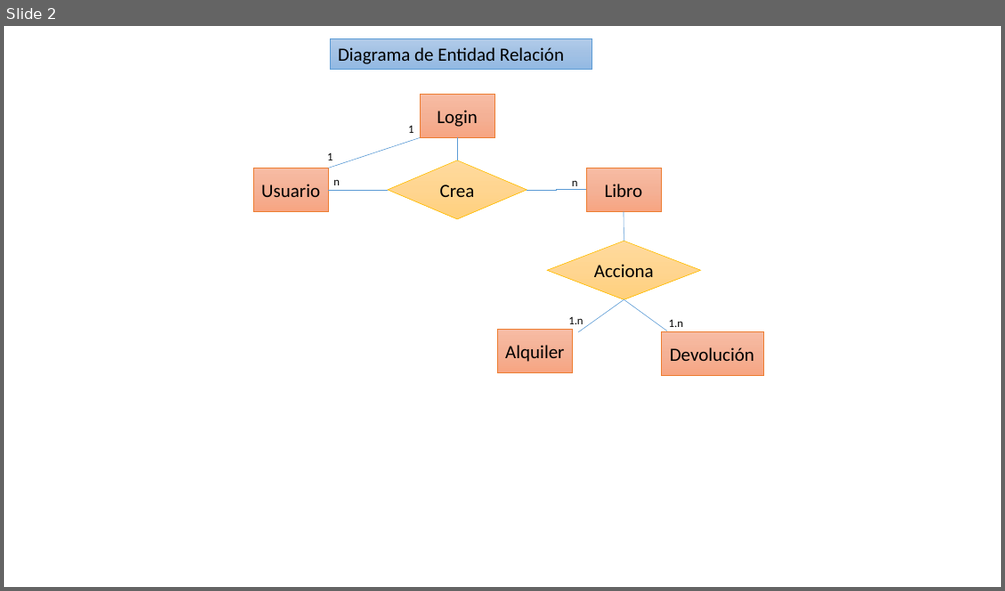
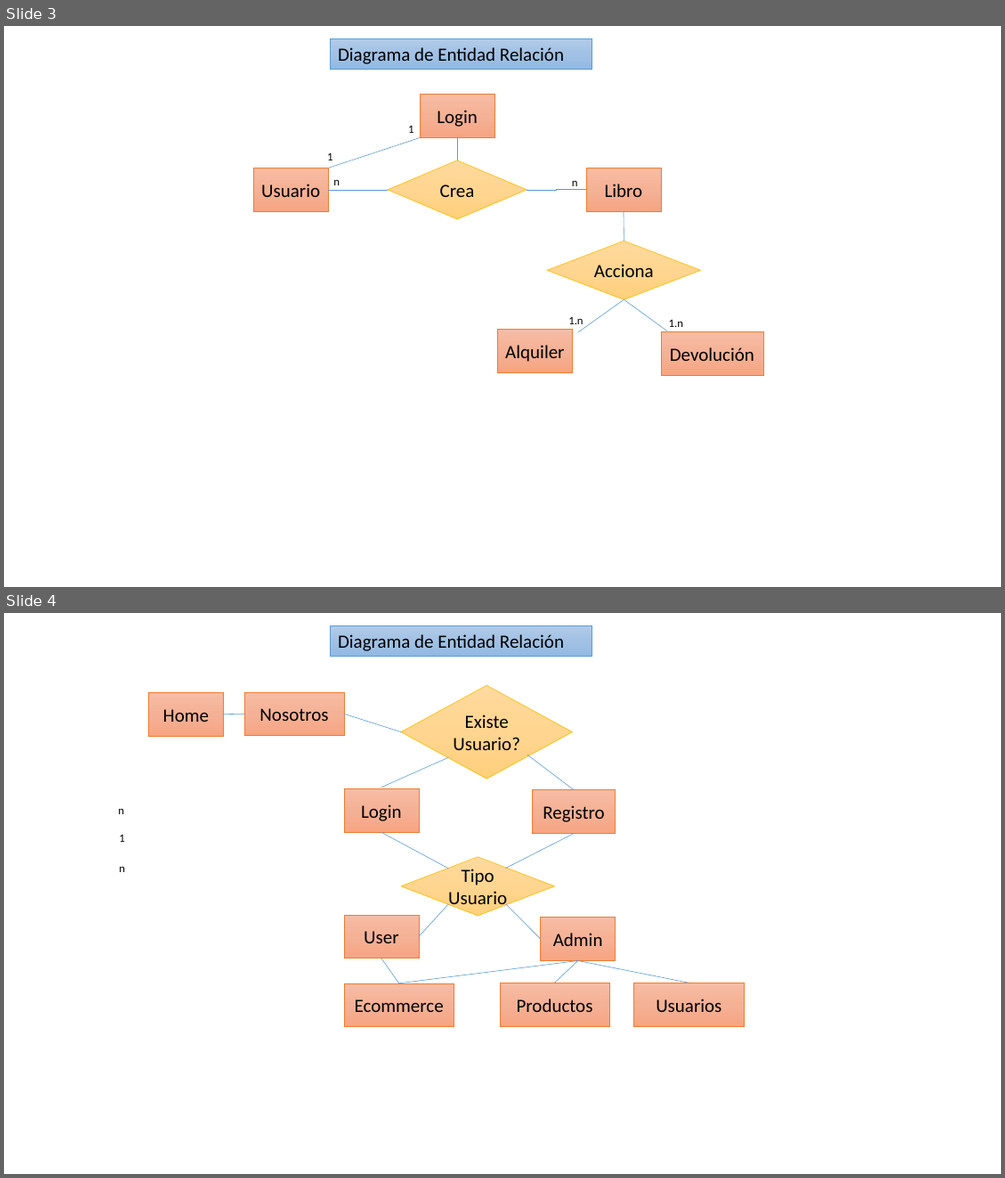
Before and after one commit to PPROF2-2022ProgWeb/g24-aula2-gimnasio-g24, a slide deck: Diagramas.pptx. Shown one above the other, each under a label of ours: slide 2 before the commit, slides 3 and 4 after it. The pictures are 1005x591 and 1005x1178 pixels, drawn with LibreOffice and Linux fonts; fonts in the diff are those of the drawing. Boxes give left, top, right and bottom in pixels: in the first picture for what was removed or moved away, otherwise in the second. Text is boxed around its words. In the diff, an @@ line names an element or a change of style, - is before the commit and + after.

Commit message:
act iee-830 ecommerce

```diff
--- a/Diagramas.pptx
+++ b/Diagramas.pptx
@@ slide 4 added at (4,613,1001,1174), background #FFFFFF @@
@@ rectangle added at (331,625,592,656), fill gradient #B1CBE9 to #A3C1E5 to #93B9E4, outline #5B9BD5 0.5 pt, 18 pt, text #000000 @@
+Diagrama de Entidad Relación
@@ rectangle added at (148,692,223,736), fill gradient #F7BDA5 to #F5B196 to #F8A582, outline #ED7D31 0.5 pt, 18 pt, text #000000 @@
+Home
@@ rectangle added at (245,692,344,736), fill gradient #F7BDA5 to #F5B196 to #F8A582, outline #ED7D31 0.5 pt, 18 pt, text #000000 @@
+Nosotros
@@ diamond added at (401,686,573,779), fill gradient #FFDB9E to #FFD590 to #FFD07C, outline #FFC000 0.5 pt, 18 pt, text #000000 @@
+Existe Usuario?
@@ line added from (223, 714) to (245, 714), #5B9BD5 0.5 pt @@
@@ line added from (344, 714) to (401, 732), #5B9BD5 0.5 pt @@
@@ line added from (381, 787) to (448, 757), #5B9BD5 0.5 pt @@
@@ line added from (574, 790) to (527, 755), #5B9BD5 0.5 pt @@
@@ rectangle added at (344,788,419,832), fill gradient #F7BDA5 to #F5B196 to #F8A582, outline #ED7D31 0.5 pt, 18 pt, text #000000 @@
+Login
@@ rectangle added at (533,790,615,834), fill gradient #F7BDA5 to #F5B196 to #F8A582, outline #ED7D31 0.5 pt, 18 pt, text #000000 @@
+Registro
@@ text added at (118,809,124,814), 11 pt, text #000000 @@
+n
@@ text added at (119,835,124,842), 11 pt, text #000000 @@
+1
@@ line added from (381, 832) to (448, 868), #5B9BD5 0.5 pt @@
@@ line added from (574, 834) to (506, 868), #5B9BD5 0.5 pt @@
@@ text added at (119,867,125,872), 11 pt, text #000000 @@
+n
@@ diamond added at (401,857,554,916), fill gradient #FFDB9E to #FFD590 to #FFD07C, outline #FFC000 0.5 pt, 18 pt, text #000000 @@
+Tipo Usuario
@@ line added from (419, 937) to (448, 904), #5B9BD5 0.5 pt @@
@@ line added from (541, 939) to (506, 904), #5B9BD5 0.5 pt @@
@@ rectangle added at (344,915,419,958), fill gradient #F7BDA5 to #F5B196 to #F8A582, outline #ED7D31 0.5 pt, 18 pt, text #000000 @@
+User
@@ rectangle added at (541,917,615,961), fill gradient #F7BDA5 to #F5B196 to #F8A582, outline #ED7D31 0.5 pt, 18 pt, text #000000 @@
+Admin
@@ line added from (381, 958) to (399, 983), #5B9BD5 0.5 pt @@
@@ rectangle added at (344,983,454,1027), fill gradient #F7BDA5 to #F5B196 to #F8A582, outline #ED7D31 0.5 pt, 18 pt, text #000000 @@
+Ecommerce
@@ line added from (578, 961) to (399, 983), #5B9BD5 0.5 pt @@
@@ rectangle added at (500,982,610,1026), fill gradient #F7BDA5 to #F5B196 to #F8A582, outline #ED7D31 0.5 pt, 18 pt, text #000000 @@
+Productos
@@ line added from (578, 961) to (554, 982), #5B9BD5 0.5 pt @@
@@ line added from (578, 961) to (689, 982), #5B9BD5 0.5 pt @@
@@ rectangle added at (633,982,744,1026), fill gradient #F7BDA5 to #F5B196 to #F8A582, outline #ED7D31 0.5 pt, 18 pt, text #000000 @@
+Usuarios
@@ what was slide 2 is now slide 3 @@
```
Also in this commit, not shown: 2 other slides added, 32 other files.
